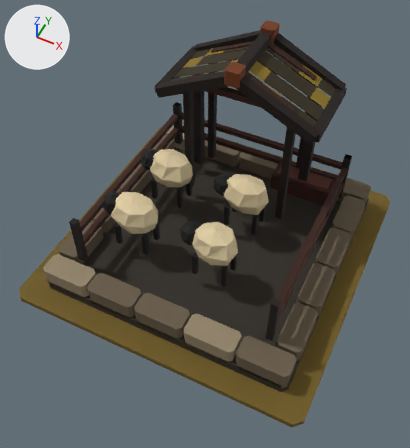
The glTF model art/pasture_t3/pasture_t3.glb: old version first, new version second.
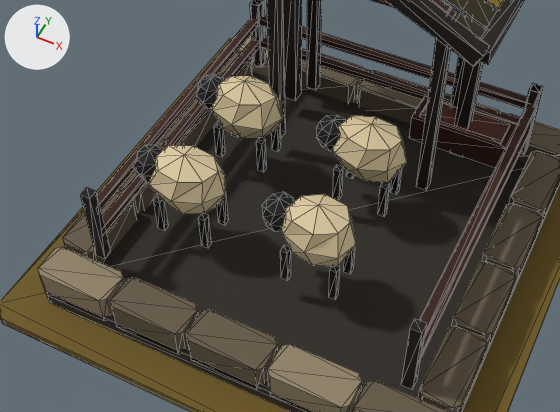
Each version appears first whole from a camera (50 mm lens) standing at (1.27, -2.77, 3.69) and looking at (0.02, -0.27, 0.57), and next in a close-up on the part from 5% to 88% of the width and 23% to 79% of the height. The axes (+X, +Y, +Z) are drawn at upper left. The lights are the same throughout. The older version's two pictures come first. The close-ups show mesh edges as thin lines.

The scene before the commit, as lines of its bpy script (objects in view):
```python
me_mmr___pasture___t03_architecture_mesh_001 = bpy.data.meshes.new('MMR | pasture | T03 Architecture Mesh.001')
me_mmr___pasture___t03_architecture_mesh_001.from_pydata(...)  # 1008 vertices, 1624 faces; spans x -1.0..1.0, y -1.0..1.0, z 0.0..1.54
me_mmr___pasture___t03_architecture_mesh_001.materials.append(mat_mmr___shared_palette_atlas)  # picture img_mmr_shared_color_palette_64
me_mmr___pasture___tier_03_ground_mesh_001 = bpy.data.meshes.new('MMR | pasture | Tier 03 Ground Mesh.001')
me_mmr___pasture___tier_03_ground_mesh_001.from_pydata(...)  # 16 vertices, 28 faces; spans x -1.17..1.17, y -1.17..1.17, z -0.05..0.0
me_mmr___pasture___tier_03_ground_mesh_001.materials.append(mat_mmr___shared_palette_atlas)  # picture img_mmr_shared_color_palette_64
ob_mmr___pasture___t03_architecture_001 = bpy.data.objects.new('MMR | pasture | T03 Architecture.001', me_mmr___pasture___t03_architecture_mesh_001)
ob_mmr___pasture___t03_architecture_001.location = (0.0, 0.0, 0.05)
ob_mmr___pasture___tier_03_ground_001 = bpy.data.objects.new('MMR | pasture | Tier 03 Ground.001', me_mmr___pasture___tier_03_ground_mesh_001)
ob_mmr___pasture___tier_03_ground_001.location = (0.0, 0.0, 0.05)
```
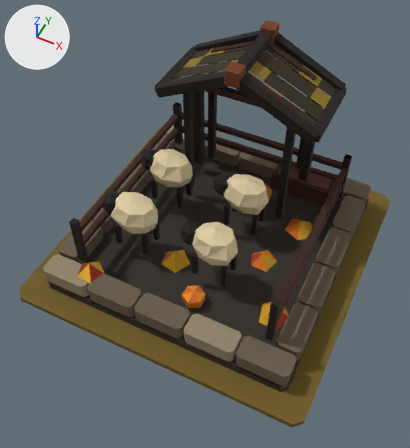
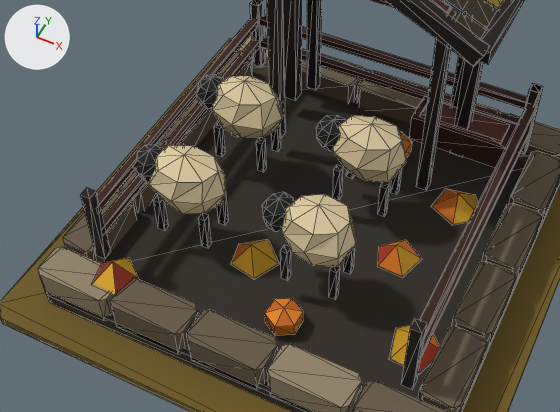
Boxes (x1, y1, x2, y2) around the edits, measured in the close-ups (560 x 412 px):
'MMR | pasture | T03 Autumn Dressing.001', added: after (93, 132, 478, 373)

The change, as a diff of the scene's bpy script:
```diff
--- a/art/pasture_t3/pasture_t3.glb.py
+++ b/art/pasture_t3/pasture_t3.glb.py
@@ me_mmr___pasture___t03_autumn_dressing_001 @@
+me_mmr___pasture___t03_autumn_dressing_001.from_pydata(...)  # 56 vertices, 61 faces; spans x -0.75..0.82, y -0.94..0.63, z 0.08..0.32
+me_mmr___pasture___t03_autumn_dressing_001.materials.append(mat_mmr___shared_palette_atlas)  # picture img_mmr_shared_color_palette_64
@@ ob_mmr___pasture___t03_autumn_dressing_001 @@
+ob_mmr___pasture___t03_autumn_dressing_001 = bpy.data.objects.new('MMR | pasture | T03 Autumn Dressing.001', me_mmr___pasture___t03_autumn_dressing_001)
+ob_mmr___pasture___t03_autumn_dressing_001.location = (0.0, 0.0, 0.05)
```
